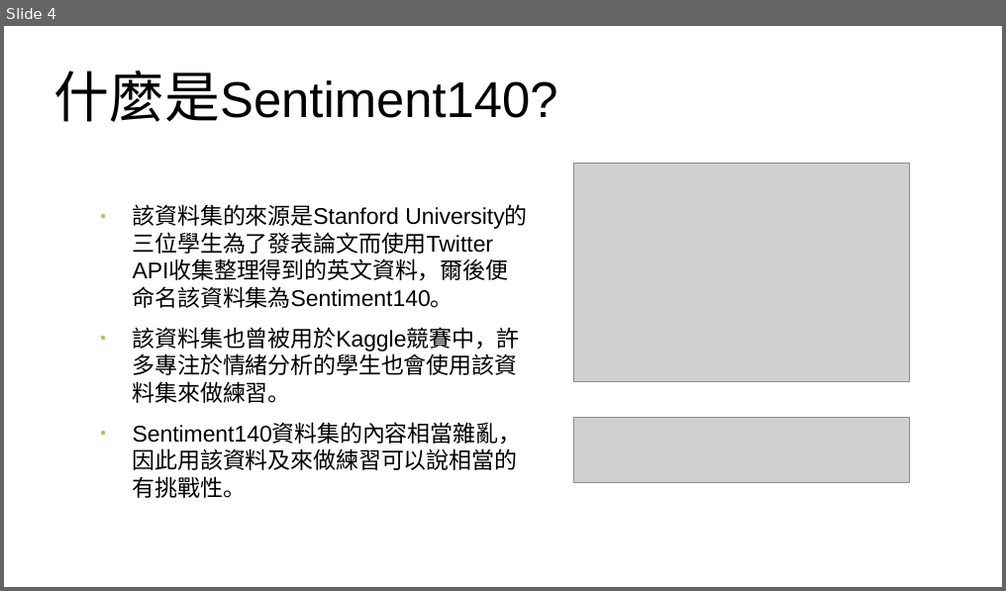
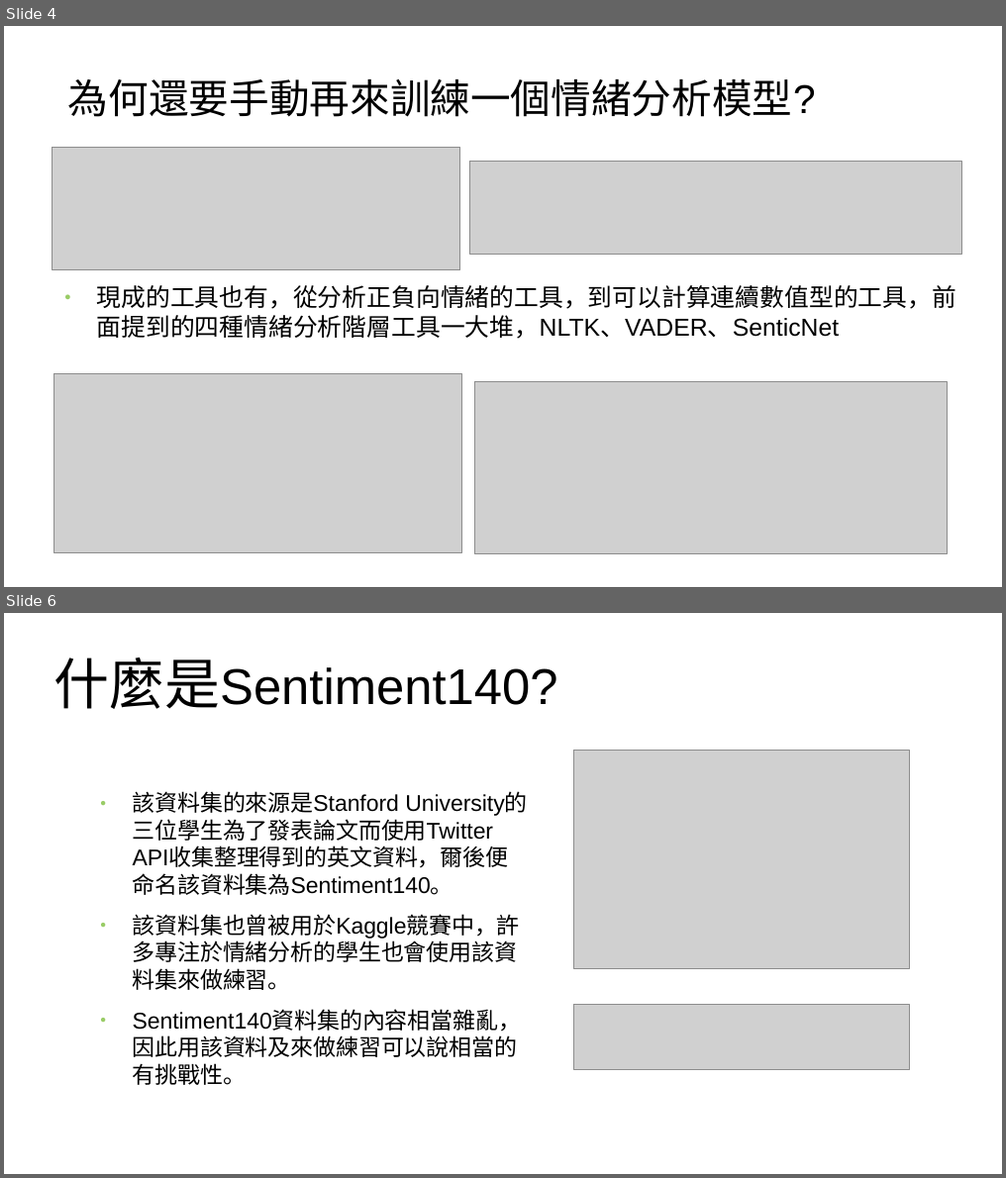
Before and after one commit to alen410/Allen, a slide deck: Week3/Twitter sentiment analysis using R with Sentiment140 dataset.odp. Shown one above the other, each under a label of ours: slide 4 before the commit, slides 4 and 6 after it; the slides between them are not shown. The pictures are 1006x591 and 1006x1178 pixels, drawn with LibreOffice and Linux fonts; fonts in the diff are those of the drawing; grey boxes stand for pictures; background and template pictures are left out. Boxes give left, top, right and bottom in pixels: in the first picture for what was removed or moved away, otherwise in the second. Text is boxed around its words. In the diff, an @@ line names an element or a change of style, - is before the commit and + after.

```diff
--- a/Week3/Twitter sentiment analysis using R with Sentiment140 dataset.odp
+++ b/Week3/Twitter sentiment analysis using R with Sentiment140 dataset.odp
@@ slide 4 added at (4,26,1002,587), background picture (left out) @@
@@ title added at (68,79,816,117), 32 pt, text #000000 @@
+為何還要手動再來訓練一個情緒分析模型?
@@ picture added at (52,148,459,271) @@
@@ picture added at (469,162,962,255) @@
@@ text added at (97,285,957,339), 19.5 pt, text #000000 @@
+● 現成的工具也有，從分析正負向情緒的工具，到可以計算連續數值型的工具，前面提到的四種情緒分析階層工具一大堆，NLTK、VADER、SenticNet
@@ picture added at (54,373,462,553) @@
@@ picture added at (475,382,947,555) @@
@@ what was slide 4 is now slide 6 @@
```
Also in this commit, not shown: 3 other slides added, 3 other files.
